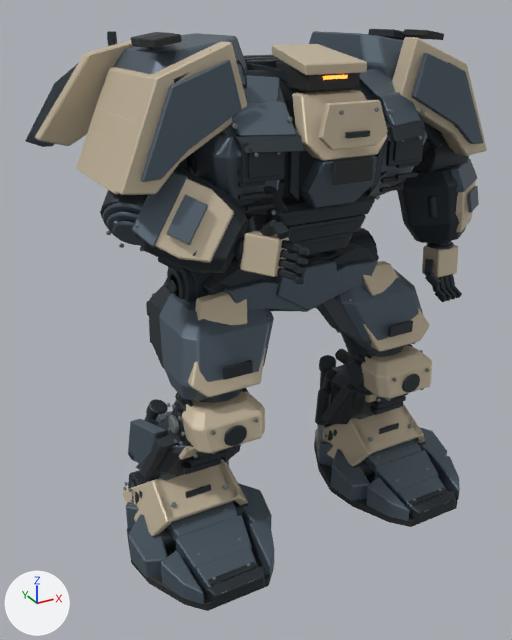
A saved change to the glTF model dist/rig-bench/warden-painted.glb.
One viewpoint serves both versions: a camera (50 mm lens) standing at (-3.5, -5.83, 5.11) and looking at (-0.36, -0.12, 2.25). Every picture has the same lights, and +X, +Y and +Z are marked at lower left. The first picture is the older version. Where no turn or scale is listed for an object, it has been applied to the vertices.

Names of what the first picture shows: 'Bench_Elbow_L_armor', 'Bench_Elbow_R_armor', 'Bench_Foot_L_armor', 'Bench_Foot_R_armor', 'Bench_Hand_R_armor', 'Bench_Hip_L_armor', 'Bench_Hip_R_armor', 'Bench_Knee_L_armor', 'Bench_Knee_R_armor', 'Bench_Pauldron_L_armor', 'Bench_Pauldron_R_armor', 'Bench_Pelvis_armor', 'Bench_Torso_armor' and 5 more.
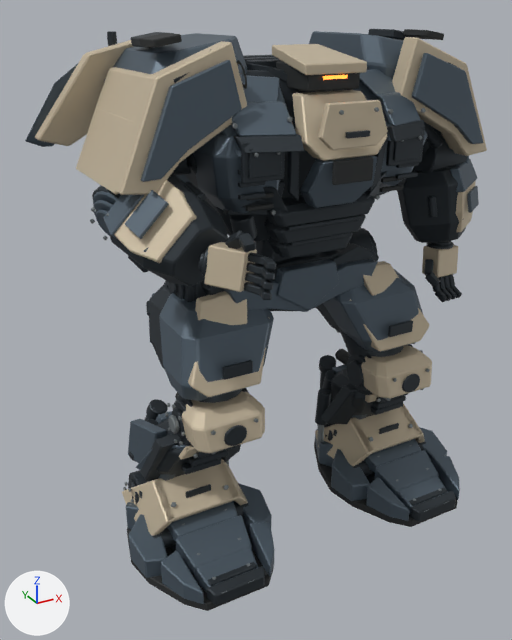
ob_bench_shoulder_r is not drawn itself; it is the parent of ob_bench_elbow_r, ob_bench_shoulder_r_armor.
ob_bench_elbow_r is not drawn itself; it is the parent of ob_bench_elbow_r_armor, ob_bench_hand_r.

Patch to the scene script:
```diff
--- a/dist/rig-bench/warden-painted.glb.py
+++ b/dist/rig-bench/warden-painted.glb.py
@@ ob_bench_shoulder_r @@
 ob_bench_shoulder_r.location = (-1.244, 1.33, 0.1)
-ob_bench_shoulder_r.rotation_euler = (2.82, 0.244, -0.429)  # degrees (162, 14, -25)
+ob_bench_shoulder_r.rotation_euler = (2.863, 0.241, -0.442)  # degrees (164, 14, -25)
@@ ob_bench_elbow_r @@
 ob_bench_elbow_r.location = (0.0, 0.882, 0.0)
-ob_bench_elbow_r.rotation_euler = (-0.883, -0.311, -0.739)  # degrees (-51, -18, -42)
+ob_bench_elbow_r.rotation_euler = (-1.066, 0.088, -0.46)  # degrees (-61, 5, -26)
@@ ob_bench_hand_r_armor @@
 ob_bench_hand_r_armor = bpy.data.objects.new('Bench_Hand_R_armor', me_bench_hand_r_armor)
-ob_bench_hand_r_armor.location = (-0.78, -1.02, 3.28)
+ob_bench_hand_r_armor.location = (-1.2, -1.24, 3.31)
```

Boxes (x1, y1, x2, y2) around the edits, measured in the pictures (512 x 640 px):
'Bench_Elbow_R_armor', turned
    before: (100, 169, 249, 273)
    after: (90, 173, 228, 286)
'Bench_Hand_R_armor', moved
    before: (235, 219, 309, 284)
    after: (199, 231, 277, 300)
